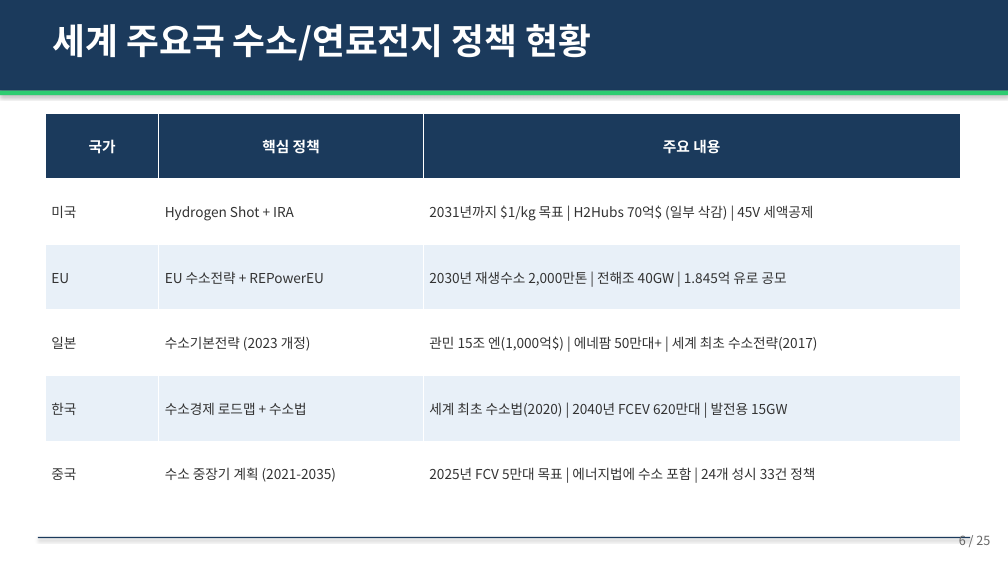
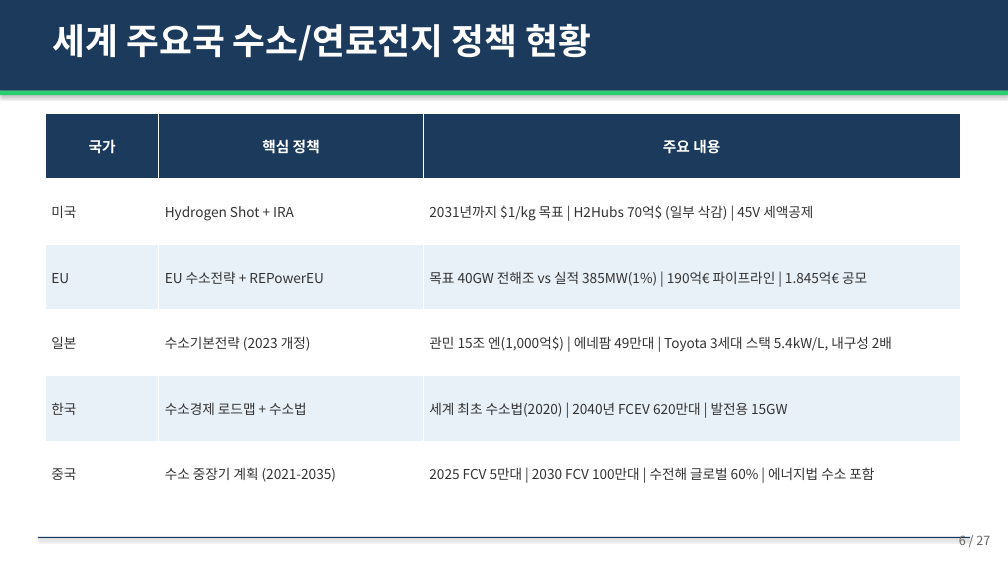
Before and after one commit to hpark1947/Hydrogen, a slide deck: slide 6 of 연료전지/연료전지_발표자료.pptx. Drawn at 1008x567 pixels with LibreOffice and Linux fonts; fonts in the diff are those of the drawing. Boxes give left, top, right and bottom in pixels: in the first picture for what was removed or moved away, otherwise in the second. Text is boxed around its words. In the diff, an @@ line names an element or a change of style, - is before the commit and + after.

```diff
--- a/연료전지/연료전지_발표자료.pptx
+++ b/연료전지/연료전지_발표자료.pptx
@@ table at <box>45,113,960,507</box> @@
-row 3, column 3: 2030년 재생수소 2,000만톤 | 전해조 40GW | 1.845억 유로 공모
+row 3, column 3: 목표 40GW 전해조 vs 실적 385MW(1%) | 190억€ 파이프라인 | 1.845억€ 공모
-row 4, column 3: 관민 15조 엔(1,000억$) | 에네팜 50만대+ | 세계 최초 수소전략(2017)
+row 4, column 3: 관민 15조 엔(1,000억$) | 에네팜 49만대 | Toyota 3세대 스택 5.4kW/L, 내구성 2배
-row 6, column 3: 2025년 FCV 5만대 목표 | 에너지법에 수소 포함 | 24개 성시 33건 정책
+row 6, column 3: 2025 FCV 5만대 | 2030 FCV 100만대 | 수전해 글로벌 60% | 에너지법 수소 포함
@@ text at <box>959,535,990,545</box>: text changed @@
-6 / 25
+6 / 27
```
Also in this commit, not shown: 22 other slides changed, 3 slides added, 1 slide removed, 1 other file.
